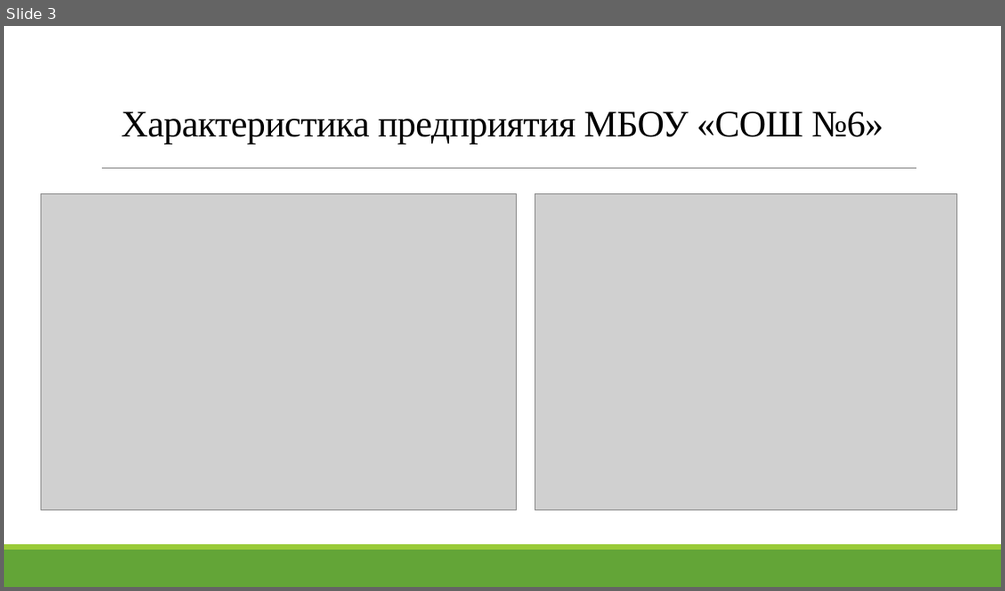
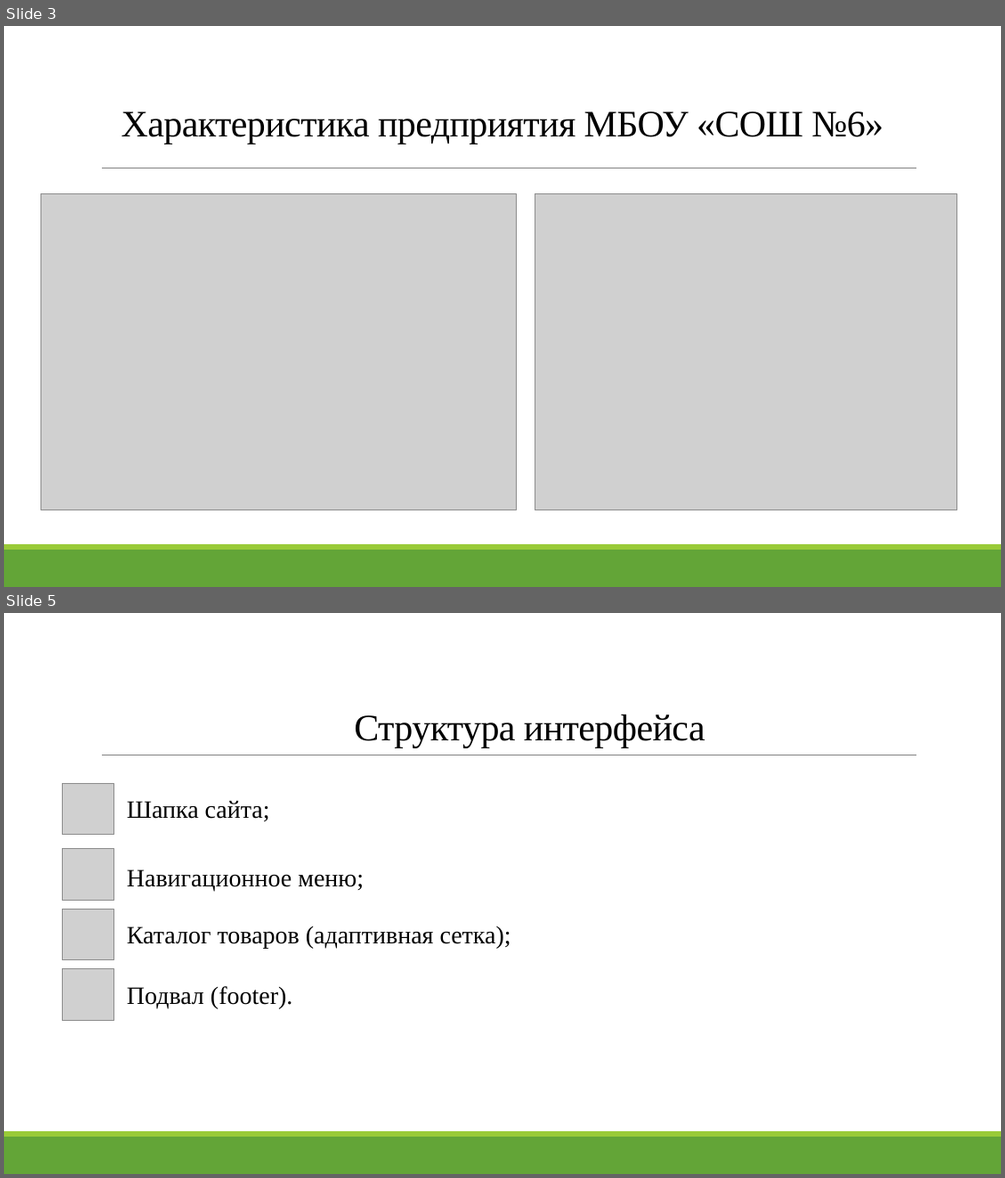
Before and after one commit to lizamlzw/yupk, a slide deck: практика Макарова.pptx. Shown one above the other, each under a label of ours: slide 3 before the commit, slides 3 and 5 after it; the slides between them are not shown. The pictures are 1005x591 and 1005x1178 pixels, drawn with LibreOffice and Linux fonts; fonts in the diff are those of the drawing; grey boxes stand for pictures. Boxes give left, top, right and bottom in pixels: in the first picture for what was removed or moved away, otherwise in the second. Text is boxed around its words. In the diff, an @@ line names an element or a change of style, - is before the commit and + after.

```diff
--- a/практика Макарова.pptx
+++ b/практика Макарова.pptx
@@ slide 5 added at [4,613,1001,1174], background #FFFFFF; not listed: 3 template elements that a slide beside it also shows @@
@@ title added at [354,714,705,747], 36 pt, text #000000 @@
+Структура интерфейса
@@ picture added at [63,783,114,835] @@
@@ text added at [127,800,270,821], 24 pt, text #000000 @@
+Шапка сайта;
@@ picture added at [63,849,114,900] @@
@@ text added at [127,869,364,892], 24 pt, text #000000 @@
+Навигационное меню;
@@ picture added at [63,908,114,960] @@
@@ text added at [127,926,511,949], 24 pt, text #000000 @@
+Каталог товаров (адаптивная сетка);
@@ picture added at [63,969,114,1021] @@
@@ text added at [127,986,292,1009], 24 pt, text #000000 @@
+Подвал (footer).
```
Also in this commit, not shown: 1 slide changed, 7 other slides added, 12 slides removed, 1 other file.
